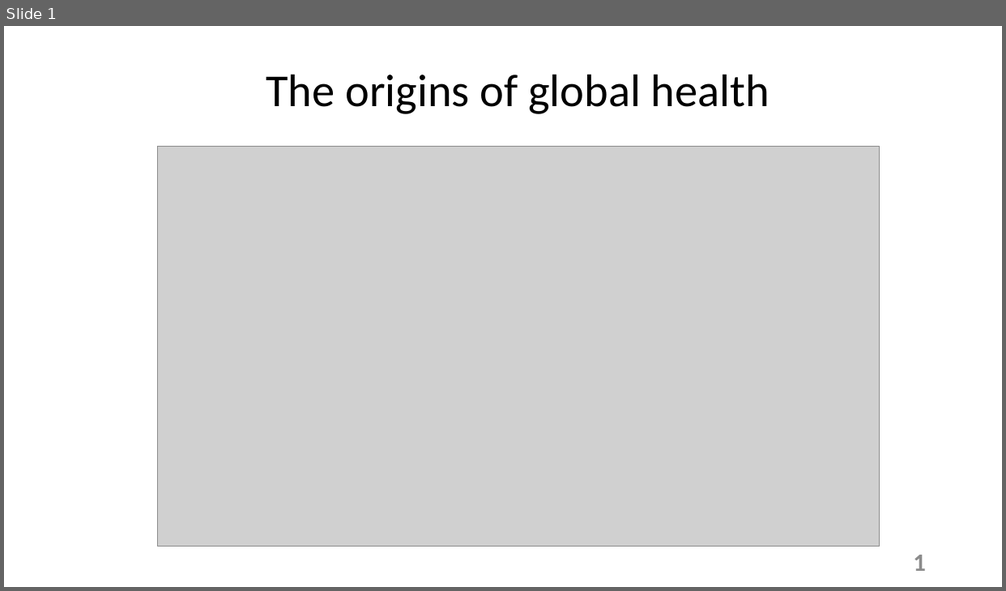
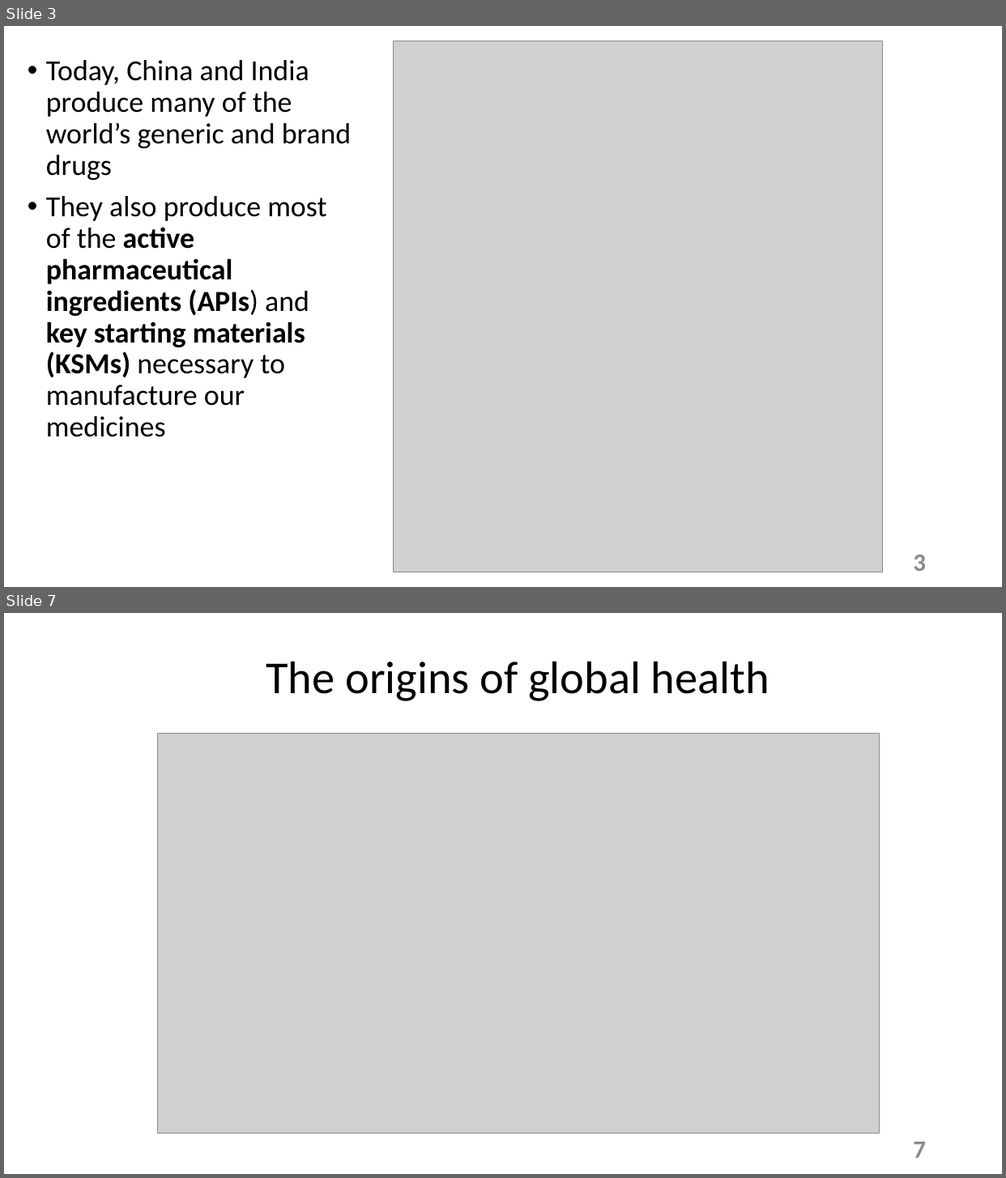
Before and after one commit to tstallins/tstallins.github.io, a slide deck: courses/261/introonline.pptx. Shown one above the other, each under a label of ours: slide 1 before the commit, slides 3 and 7 after it; the slides between them are not shown. The pictures are 1006x591 and 1006x1178 pixels, drawn with LibreOffice and Linux fonts; fonts in the diff are those of the drawing; grey boxes stand for pictures. Boxes give left, top, right and bottom in pixels: in the first picture for what was removed or moved away, otherwise in the second. Text is boxed around its words. In the diff, an @@ line names an element or a change of style, - is before the commit and + after.

```diff
--- a/courses/261/introonline.pptx
+++ b/courses/261/introonline.pptx
@@ slide 3 added at [4,26,1002,587], background #FFFFFF @@
@@ picture added at [394,41,883,573] @@
@@ text added at [46,60,351,437], 28 pt, text #000000 @@
+• Today, China and India produce many of the world’s generic and brand drugs
+• They also produce most of the active pharmaceutical ingredients (APIs) and key starting materials (KSMs) necessary to manufacture our medicines
@@ page number added at [913,555,926,571], 24 pt, text #8C8C8C, bold @@
+3
@@ what was slide 1 is now slide 7 @@
@@ page number at [913,1142,926,1158]: text changed @@
-1
+7
```
Also in this commit, not shown: 5 other slides added, 1 other file.
